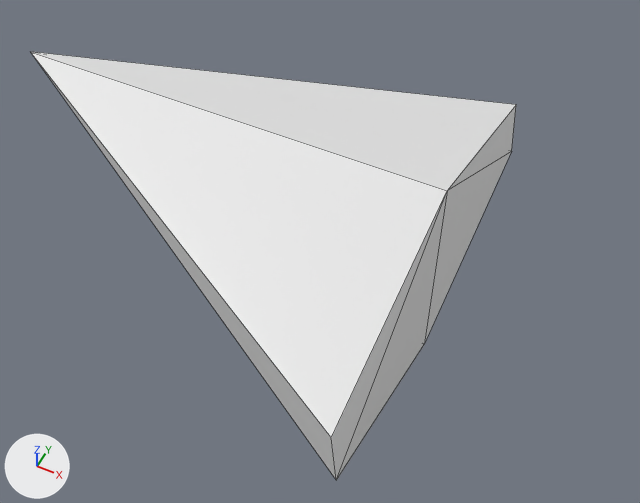
The COLLADA model collada/raceCourse1.dae as it was, and as the next commit left it.
Before and after are seen from a camera (50 mm lens) standing at (1.5, -2.43, 3.54) and looking at (0.35, -0.14, 0.68). Every picture has the same lights, and +X, +Y and +Z are marked at lower left. Mesh edges are drawn as thin lines. Where no turn or scale is listed for an object, it has been applied to the vertices.
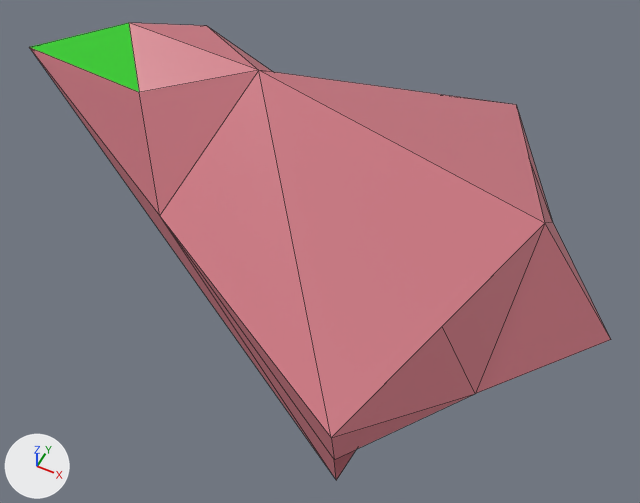
Pixel boxes [x1, y1, x2, y2] of what changed, in the pictures (640 x 503 px):
```json
{"object": "Cube", "change": "reshaped", "before": [31, 52, 516, 480], "after": [29, 23, 611, 480], "on screen": "20% wider, 7% taller"}
```

Scene script edits in JSON lines:
```json
{"op": "add", "block": "mat_material_002", "code": ["mat_material_002 = principled_material('Material_002')", "mat_material_002.base_color = (0.64, 0.193, 0.232)  # pink #d17a84", "mat_material_002.roughness = 0.44"]}
{"op": "add", "block": "mat_material_003", "code": ["mat_material_003 = principled_material('Material_003')", "mat_material_003.base_color = (0.0286, 0.64, 0.0166)  # green #2fd123", "mat_material_003.roughness = 0.44"]}
{"block": "me_cube_001", "where": "# used by ob_cube; location = (-0.159, -0.03, 0.658)"}
{"op": "remove", "block": "me_cube_001", "code": "me_cube_001.from_pydata(...)  # 7 vertices, 10 faces; spans x -1.0..1.02, y -1.0..1.0, z -0.5..0.5"}
{"op": "add", "block": "me_cube_001", "code": "me_cube_001.from_pydata(...)  # 20 vertices, 28 faces; spans x -1.0..1.76, y -1.0..1.0, z -0.5..0.83"}
{"block": "me_cube_001", "change": "me_cube_001 part 1"}
{"block": "me_cube_001", "change": "2 vertices are removed from x -1.0..1.0, y 0.0, z 0.5"}
{"block": "me_cube_001", "change": "10 faces are deleted"}
{"block": "me_cube_001", "change": "15 vertices are added at x -1.0..1.76, y -1.0..1.0, z 0.0..0.83"}
{"block": "me_cube_001", "change": "26 new faces join them, mat_material_002 (pink #d17a84)"}
{"block": "me_cube_001", "change": "2 new faces join them, mat_material_003 (green #2fd123)"}
{"op": "add", "block": "me_cube_001", "code": "me_cube_001.materials.append(mat_material_002)  # pink #d17a84"}
{"op": "add", "block": "me_cube_001", "code": "me_cube_001.materials.append(mat_material_003)  # green #2fd123"}
```
